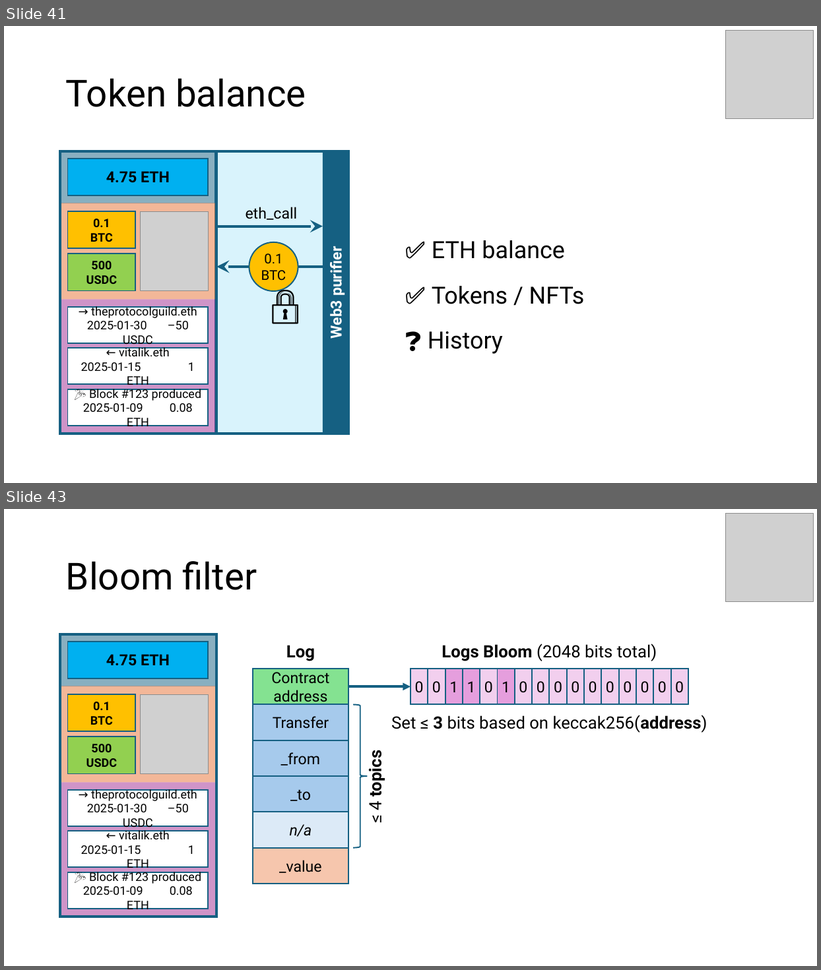
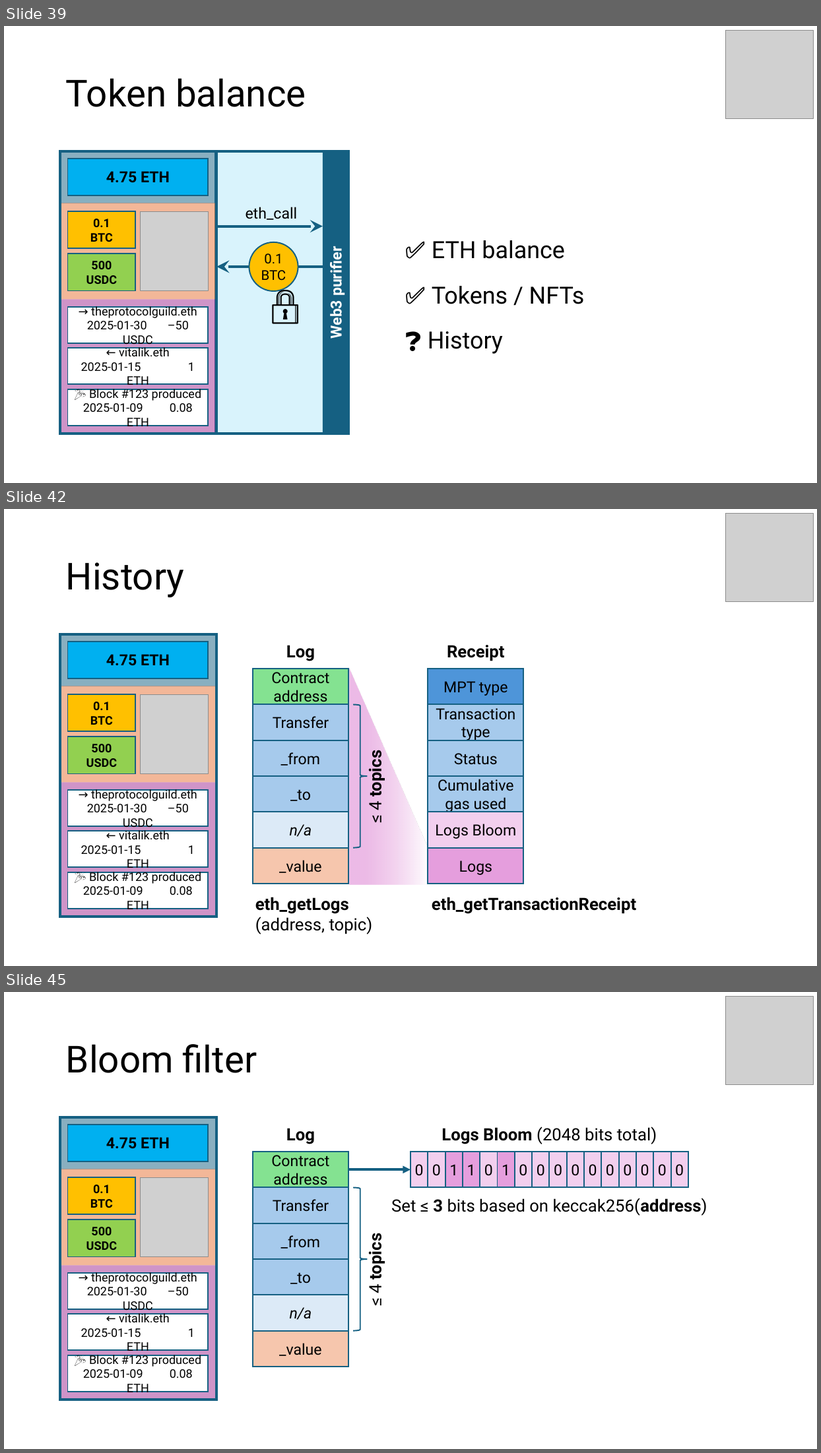
Before and after one commit to etan-status/purified-web3, a slide deck: Slides/2025-EthereumZuri.ch.pptx. Shown one above the other, each under a label of ours: slides 41 and 43 before the commit, slides 39, 42 and 45 after it; the slides between them are not shown. The pictures are 821x970 and 821x1453 pixels, drawn with LibreOffice and Linux fonts; fonts in the diff are those of the drawing; grey boxes stand for pictures. Boxes give left, top, right and bottom in pixels: in the first picture for what was removed or moved away, otherwise in the second. Text is boxed around its words. In the diff, an @@ line names an element or a change of style, - is before the commit and + after.

```diff
--- a/Slides/2025-EthereumZuri.ch.pptx
+++ b/Slides/2025-EthereumZuri.ch.pptx
@@ slide 42 added at <box>4,509,817,966</box>, background #FFFFFF @@
@@ picture added at <box>725,513,814,601</box> @@
@@ title added at <box>66,562,185,597</box>, 44 pt, text #000000 @@
+History
@@ rectangle added at <box>60,634,217,687</box>, fill #156082 at 50% opacity @@
@@ rectangle added at <box>60,634,217,917</box>, outline #156082 3 pt @@
@@ rectangle added at <box>67,642,208,679</box>, fill #00B0F0, outline #156082 1.5 pt, 18 pt, text #000000, bold @@
+4.75 ETH
@@ text added at <box>286,645,315,661</box>, 20 pt, text #000000, bold @@
+Log
@@ text added at <box>447,645,504,661</box>, 20 pt, text #000000, bold @@
+Receipt
@@ rectangle added at <box>60,686,217,782</box>, fill #E97132 at 50% opacity @@
@@ rectangle added at <box>253,669,349,705</box>, fill #84E291, outline #156082 1.5 pt, 18 pt, text #000000 @@
+Contract address
@@ freeform shape added at <box>349,668,428,885</box>, fill gradient #E59EDD to #FFFFFF @@
@@ rectangle added at <box>428,669,523,705</box>, fill #4E95D9, outline #156082 1.5 pt, 18 pt, text #000000 @@
+MPT type
@@ rectangle added at <box>67,694,135,731</box>, fill #FFC000, outline #156082 1.5 pt, 14 pt, text #000000, bold @@
+0.1
+BTC
@@ picture added at <box>141,694,208,774</box> @@
@@ rectangle added at <box>253,705,349,741</box>, fill #A6CAEC, outline #156082 1.5 pt, 18 pt, text #000000 @@
+Transfer
@@ right brace added at <box>354,705,368,848</box>, outline #156082 1.5 pt @@
@@ rectangle added at <box>428,705,523,741</box>, fill #A6CAEC, outline #156082 1.5 pt, 18 pt, text #000000 @@
+Transaction type
@@ rectangle added at <box>67,737,135,774</box>, fill #92D050, outline #156082 1.5 pt, 14 pt, text #000000, bold @@
+500
+USDC
@@ rectangle added at <box>253,740,349,776</box>, fill #A6CAEC, outline #156082 1.5 pt, 18 pt, text #000000 @@
+_from
@@ rectangle added at <box>428,740,523,776</box>, fill #A6CAEC, outline #156082 1.5 pt, 18 pt, text #000000 @@
+Status
@@ text added at <box>364,755,386,811</box>, 20 pt, text #000000, bold @@
+≤ 4 topics
@@ rectangle added at <box>60,782,217,917</box>, fill #A02B93 at 50% opacity @@
@@ rectangle added at <box>253,776,349,812</box>, fill #A6CAEC, outline #156082 1.5 pt, 18 pt, text #000000 @@
+_to
@@ rectangle added at <box>428,776,523,812</box>, fill #A6CAEC, outline #156082 1.5 pt, 18 pt, text #000000 @@
+Cumulative gas used
@@ rectangle added at <box>67,790,208,827</box>, fill #FFFFFF, outline #156082 1.5 pt, 14 pt, text #000000 @@
+→ theprotocolguild.eth 2025-01-30 –50 USDC
@@ rectangle added at <box>253,812,349,848</box>, fill #DCEAF7, outline #156082 1.5 pt, 18 pt, text #000000, italic @@
+n/a
@@ rectangle added at <box>428,812,523,848</box>, fill #F2CFEE, outline #156082 1.5 pt, 18 pt, text #000000 @@
+Logs Bloom
@@ rectangle added at <box>67,831,208,867</box>, fill #FFFFFF, outline #156082 1.5 pt, 14 pt, text #000000 @@
+← vitalik.eth
+2025-01-15 1 ETH
@@ rectangle added at <box>253,848,349,884</box>, fill #F6C6AD, outline #156082 1.5 pt, 18 pt, text #000000 @@
+_value
@@ rectangle added at <box>428,848,523,884</box>, fill #E59EDD, outline #156082 1.5 pt, 18 pt, text #000000 @@
+Logs
@@ rectangle added at <box>67,873,208,909</box>, fill #FFFFFF, outline #156082 1.5 pt, 14 pt, text #000000 @@
+🎉 Block #123 produced
+2025-01-09 0.08 ETH
@@ text added at <box>255,897,373,935</box>, 20 pt, text #000000 @@
+eth_getLogs
+(address, topic)
@@ text added at <box>432,897,636,914</box>, 20 pt, text #000000, bold @@
+eth_getTransactionReceipt
@@ what was slide 41 is now slide 39 @@
@@ what was slide 43 is now slide 45 @@
```
Also in this commit, not shown: 18 slides changed, 1 other slide added, 1 slide removed, 1 other file.
